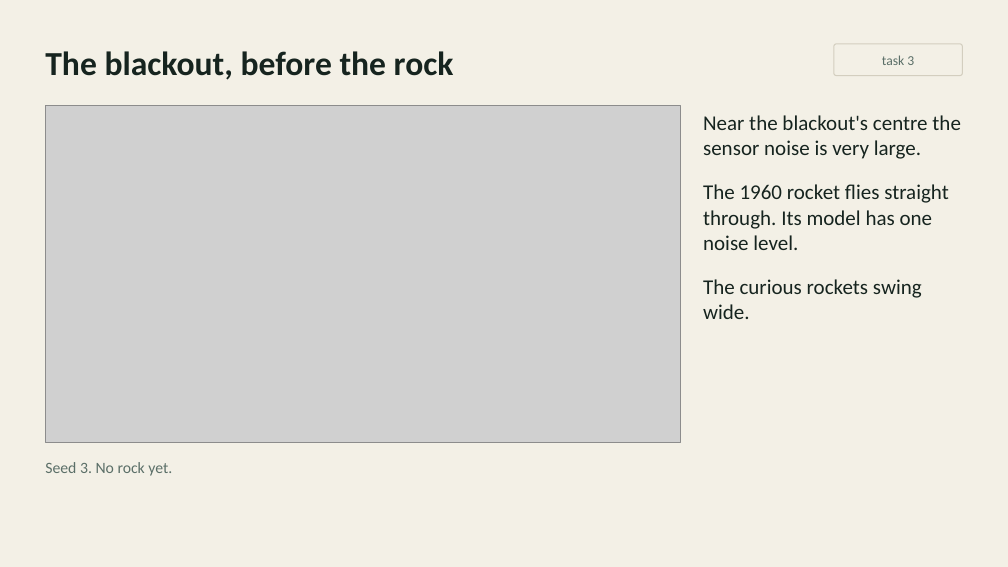
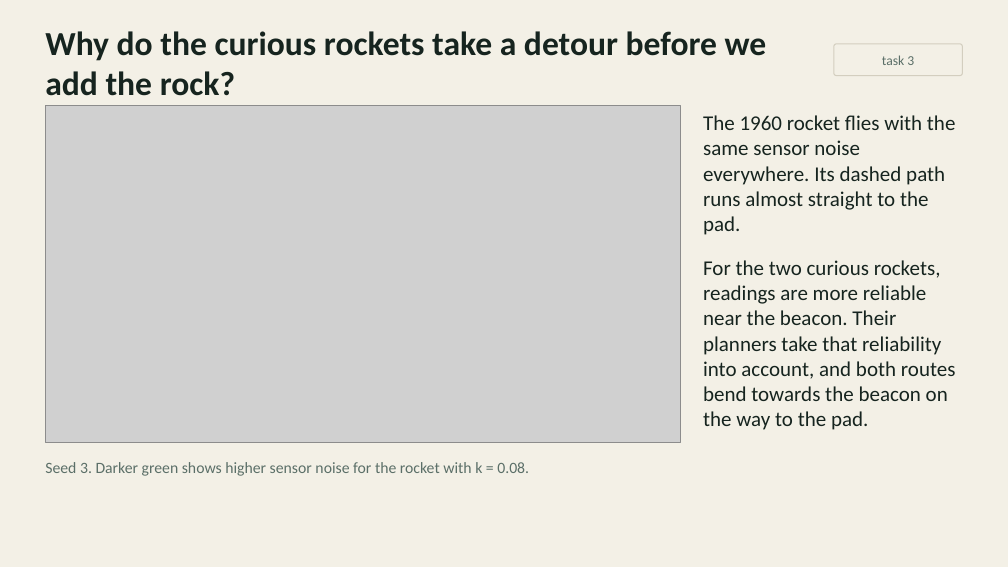
Before and after one commit to inferogenesis/cpomdp-workshop, a slide deck: slide 17 of deck/cpomdp_symposium_2026.pptx (slide 18 before the commit). Drawn at 1008x567 pixels with LibreOffice and Linux fonts; fonts in the diff are those of the drawing; grey boxes stand for pictures. Boxes give left, top, right and bottom in pixels: in the first picture for what was removed or moved away, otherwise in the second. Text is boxed around its words. In the diff, an @@ line names an element or a change of style, - is before the commit and + after.

```diff
--- a/deck/cpomdp_symposium_2026.pptx
+++ b/deck/cpomdp_symposium_2026.pptx
@@ text at [45, 31, 767, 96]: text changed @@
-The blackout, before the rock
+Why do the curious rockets take a detour before we add the rock?
@@ text at [703, 115, 956, 430]: text changed @@
-Near the blackout's centre the sensor noise is very large.
-The 1960 rocket flies straight through. Its model has one noise level.
-The curious rockets swing wide.
+The 1960 rocket flies with the same sensor noise everywhere. Its dashed path runs almost straight to the pad.
+For the two curious rockets, readings are more reliable near the beacon. Their planners take that reliability into account, and both routes bend towards the beacon on the way to the pad.
@@ text at [45, 462, 529, 476]: text changed @@
-Seed 3. No rock yet.
+Seed 3. Darker green shows higher sensor noise for the rocket with k = 0.08.
```
Also in this commit, not shown: 2 other slides changed, 10 slides added, 12 slides removed, 4 other files.
